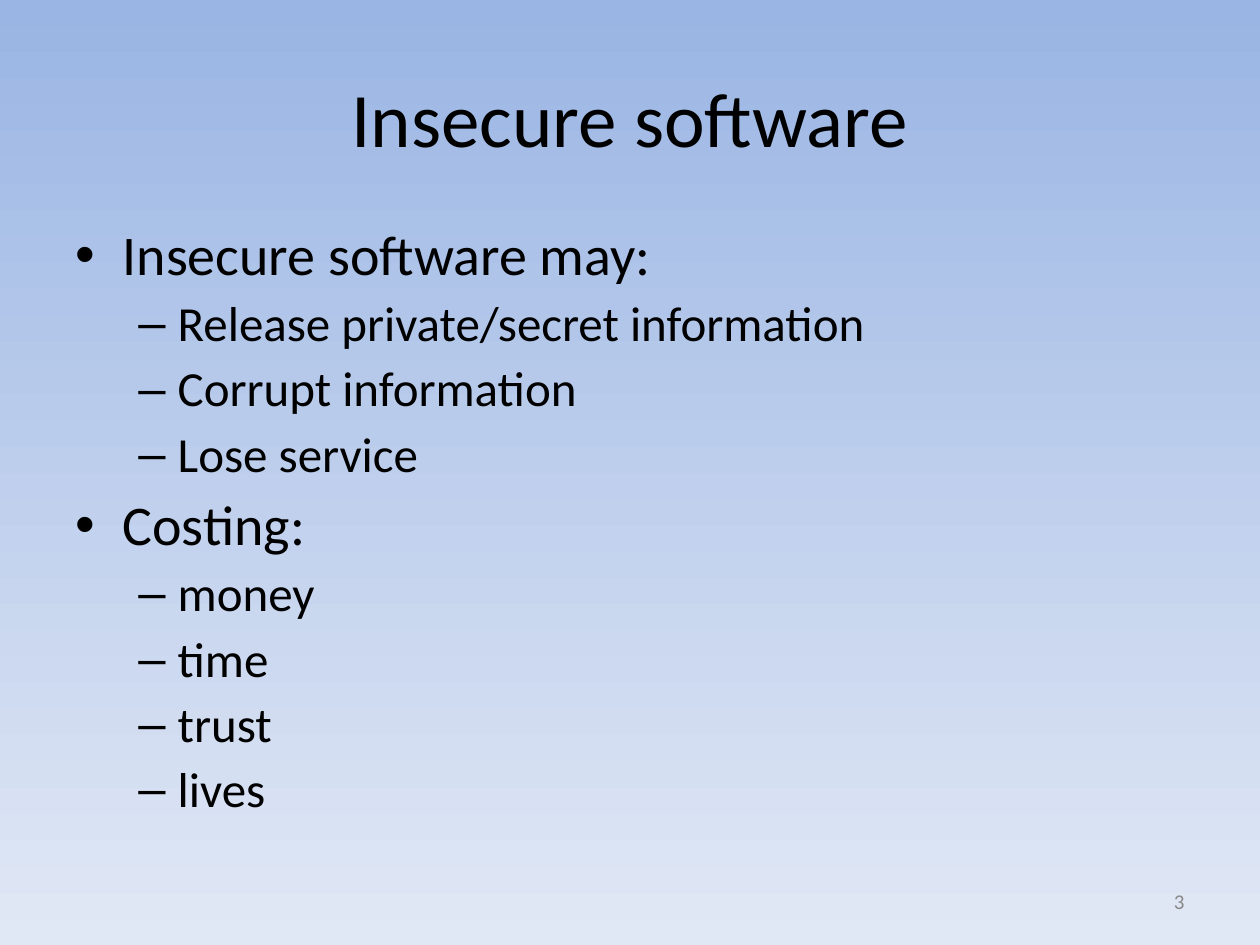
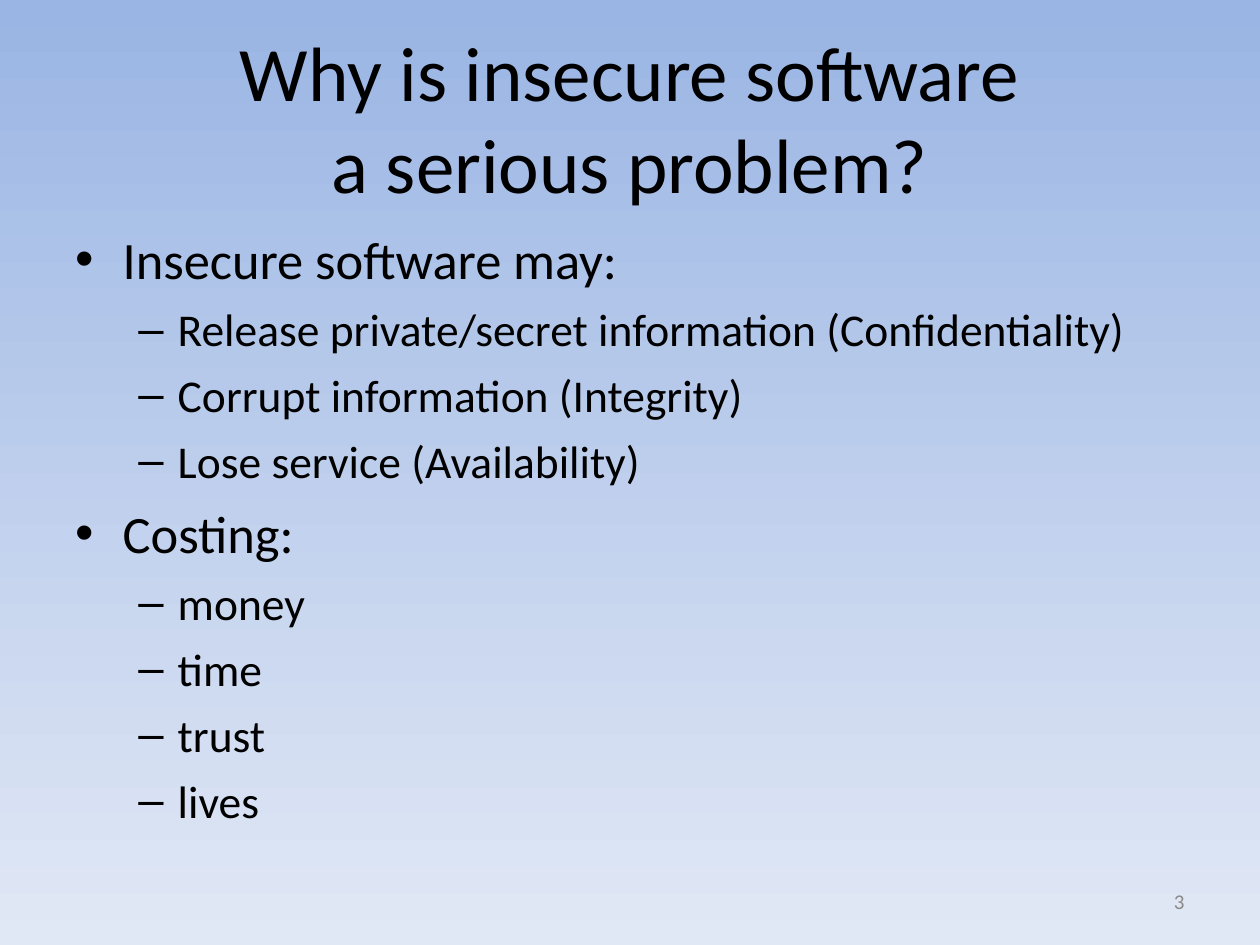
Before and after one commit to david-a-wheeler/david-a-wheeler.github.io, a slide deck: slide 3 of secure-class/presentations/Secure-Software-1-Introduction.ppt. Drawn at 1260x945 pixels with LibreOffice and Linux fonts; fonts in the diff are those of the drawing. Boxes give left, top, right and bottom in pixels: in the first picture for what was removed or moved away, otherwise in the second. Text is boxed around its words. In the diff, an @@ line names an element or a change of style, - is before the commit and + after.

```diff
--- a/secure-class/presentations/Secure-Software-1-Introduction.ppt
+++ b/secure-class/presentations/Secure-Software-1-Introduction.ppt
@@ title at [240, 47, 1019, 206]: text changed @@
-Insecure software
+Why is insecure software
+a serious problem?
@@ text at [123, 243, 617, 819]: size 32 to 30 pt in "Insecure software may:", "Costing:"; size 28 to 26 pt in "money", "time", "trust", "lives"; line spacing 0.9 to 1 @@
@@ text at [178, 313, 1123, 486]: text changed; size 28 to 26 pt @@
-  – Release private/secret information
-  – Corrupt information
-  – Lose service
+  – Release private/secret information (Confidentiality)
+  – Corrupt information (Integrity)
+  – Lose service (Availability)
```
Also in this commit, not shown: 9 other slides changed, 3 slides added, 1 other file.
